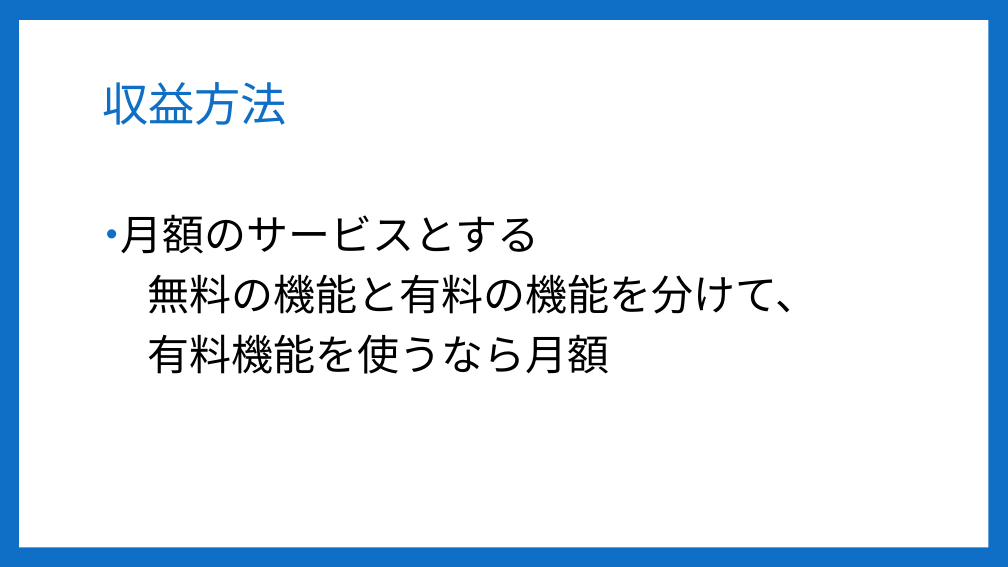
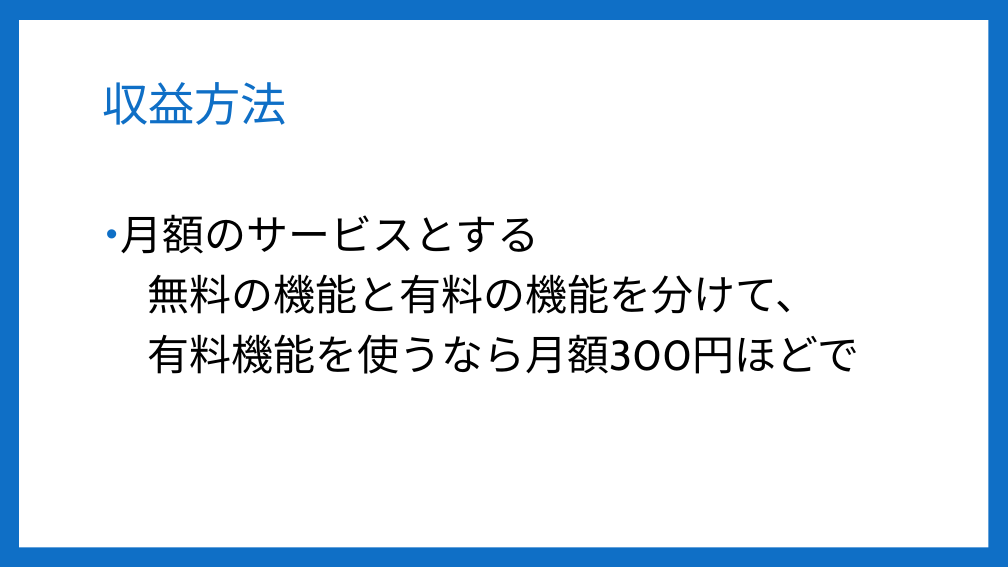
Before and after one commit to Sorarinu/ProjectP2016_F, a slide deck: slide 13 of production-idea/第3回中間発表.pptx (slide 7 before the commit). Drawn at 1008x567 pixels with LibreOffice and Linux fonts; fonts in the diff are those of the drawing. Boxes give left, top, right and bottom in pixels: in the first picture for what was removed or moved away, otherwise in the second. Text is boxed around its words. In the diff, an @@ line names an element or a change of style, - is before the commit and + after.

```diff
--- a/production-idea/第3回中間発表.pptx
+++ b/production-idea/第3回中間発表.pptx
@@ text at [148, 334, 859, 374]: text changed @@
-有料機能を使うなら月額
+有料機能を使うなら月額300円ほどで
```
Also in this commit, not shown: 3 other slides changed, 8 slides added, 6 slides removed, 3 other files.
